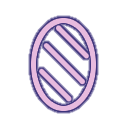
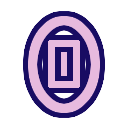
The second 128x128 image is a revision of the first. Changes to its layers:
painted on "Drawing" over [28, 16, 100, 113]
painted on "Outline" over [23, 11, 105, 118]
